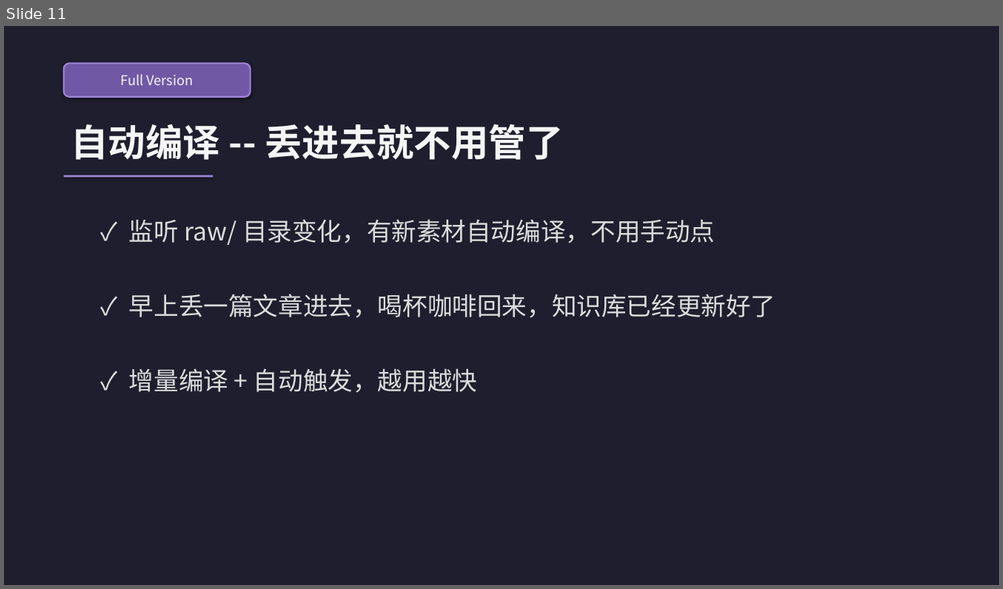
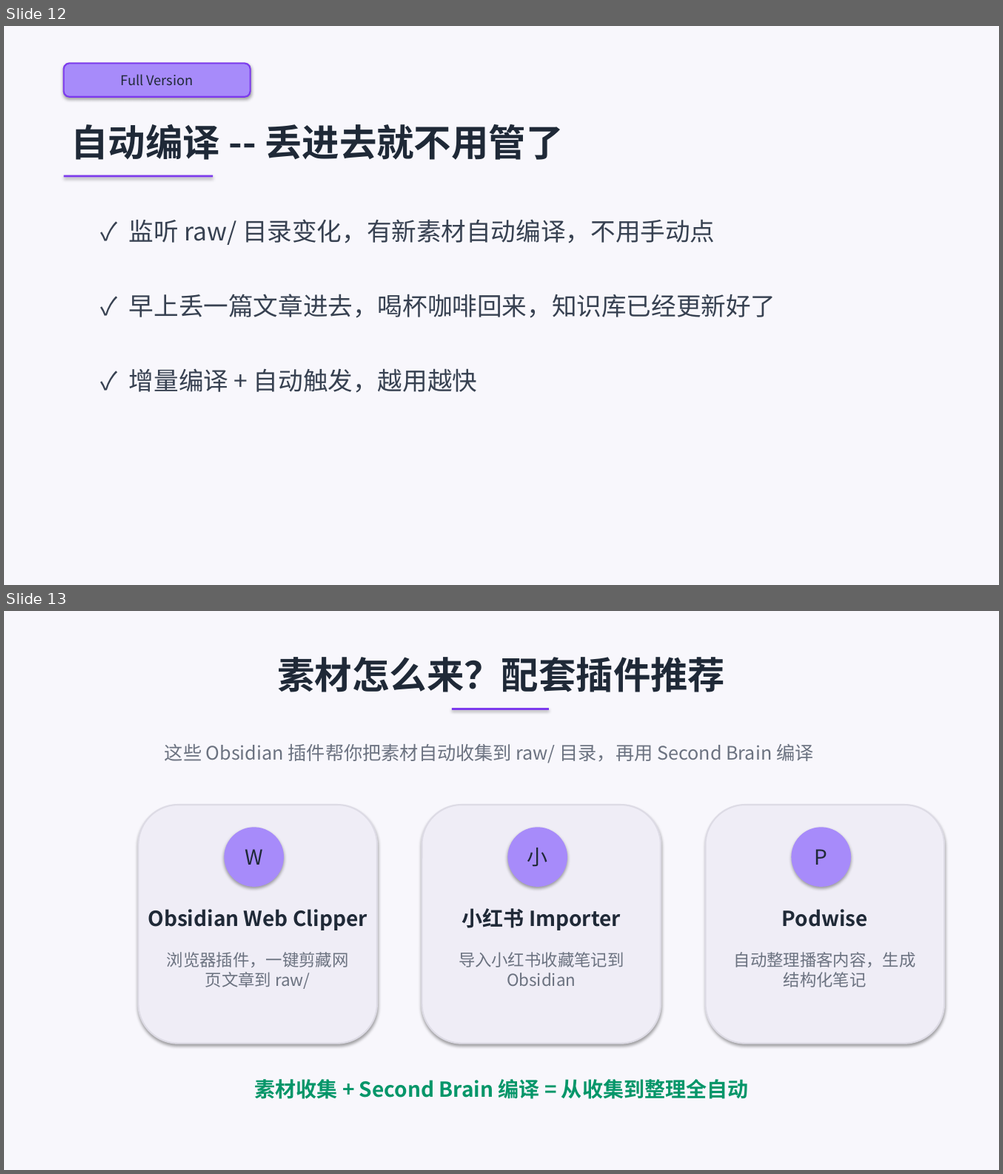
Before and after one commit to graceruowenwang/obsidian-second-brain, a slide deck: site/SecondBrain-Bilibili.pptx. Shown one above the other, each under a label of ours: slide 11 before the commit, slides 12 and 13 after it. The pictures are 1003x589 and 1003x1174 pixels, drawn with LibreOffice and Linux fonts; fonts in the diff are those of the drawing. Boxes give left, top, right and bottom in pixels: in the first picture for what was removed or moved away, otherwise in the second. Text is boxed around its words. In the diff, an @@ line names an element or a change of style, - is before the commit and + after.

Commit message:
feat: PPT 改为浅色主题，新增健康检查和生态插件页，重写分镜脚本
PPT 主题从暗色 Obsidian 风格切换为浅色背景+紫色点缀，新增知识健康度检查
和配套插件推荐两个幻灯片。分镜脚本全面重写为更自然口语化的旁白风格。

```diff
--- a/site/SecondBrain-Bilibili.pptx
+++ b/site/SecondBrain-Bilibili.pptx
@@ slide 13 added at (4, 611, 999, 1170), background #F8F7FC @@
@@ text added at (278, 657, 726, 692), 36 pt, text #1F2937, bold @@
+素材怎么来？配套插件推荐
@@ rectangle added at (452, 708, 549, 710), fill #7C3AED @@
@@ text added at (165, 744, 813, 763), 18 pt, text #6B7280 @@
+这些 Obsidian 插件帮你把素材自动收集到 raw/ 目录，再用 Second Brain 编译
@@ rounded rectangle added at (138, 805, 377, 1044), fill #EFEDF6, outline #DDDBE5 1.5 pt @@
@@ rounded rectangle added at (422, 805, 660, 1044), fill #EFEDF6, outline #DDDBE5 1.5 pt @@
@@ rounded rectangle added at (706, 805, 944, 1044), fill #EFEDF6, outline #DDDBE5 1.5 pt @@
@@ ellipse added at (224, 827, 284, 887), fill #A78BFA, 20 pt, text #1F2937 @@
+W
@@ ellipse added at (508, 827, 567, 887), fill #A78BFA, 20 pt, text #1F2937 @@
+小
@@ ellipse added at (791, 827, 851, 887), fill #A78BFA, 20 pt, text #1F2937 @@
+P
@@ text added at (148, 909, 367, 931), 20 pt, text #1F2937, bold @@
+Obsidian Web Clipper
@@ text added at (462, 908, 620, 931), 20 pt, text #1F2937, bold @@
+小红书 Importer
@@ text added at (782, 909, 868, 927), 20 pt, text #1F2937, bold @@
+Podwise
@@ text added at (167, 952, 349, 989), 16 pt, text #6B7280 @@
+浏览器插件，一键剪藏网页文章到 raw/
@@ text added at (458, 952, 623, 986), 16 pt, text #6B7280 @@
+导入小红书收藏笔记到 Obsidian
@@ text added at (734, 952, 916, 988), 16 pt, text #6B7280 @@
+自动整理播客内容，生成结构化笔记
@@ text added at (254, 1079, 748, 1099), 20 pt, text #059669, bold @@
+素材收集 + Second Brain 编译 = 从收集到整理全自动
@@ what was slide 11 is now slide 12 @@
@@ slide 12 changed as well @@
@@ background #1E1E2E to #F8F7FC @@
@@ rounded rectangle "Full Version" at (64, 63, 250, 97): text colour #F5F5F5 to #1F2937; fill #7058A5 to #A78BFA; outline #A086DA 1.5 pt to #7C3AED 1.5 pt @@
@@ text "自动编译 -- 丢进去就不用管了" at (71, 124, 563, 160): text colour #F5F5F5 to #1F2937 @@
@@ rectangle at (64, 175, 213, 178): fill #A086DA to #7C3AED @@
@@ text colour #DCDCDC to #374151 in 3 elements at (129, 219, 714, 245), (129, 294, 776, 318), (129, 369, 477, 393) @@
```
Also in this commit, not shown: 15 other slides changed, 1 other slide added, 3 other files.
